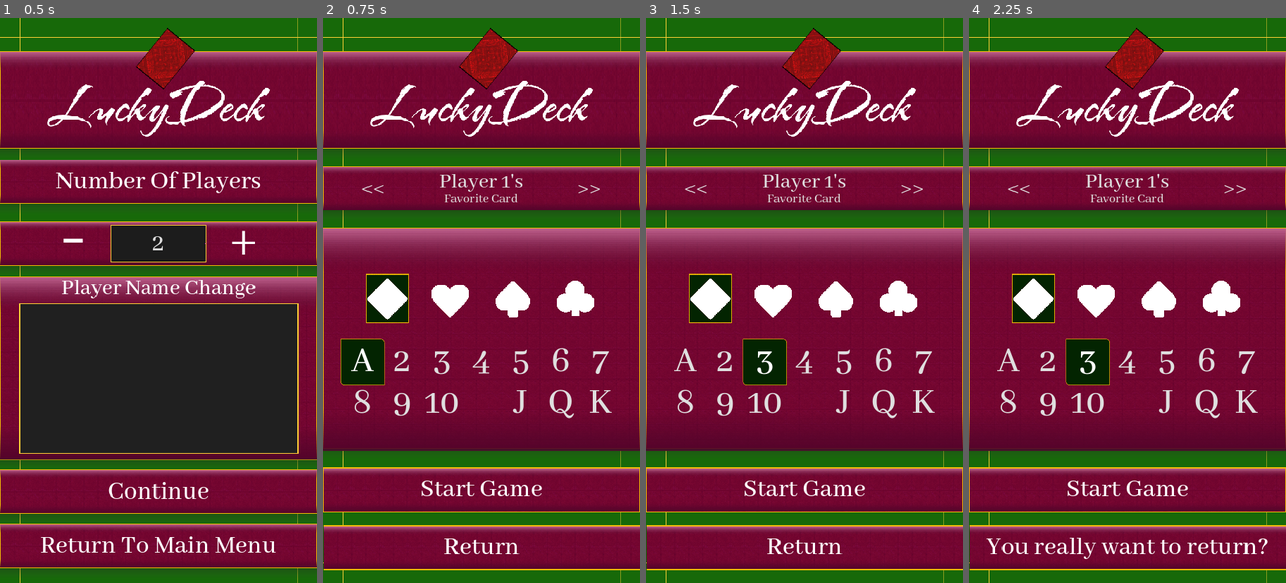
Above: before the commit, frames 1-4 (left to right).
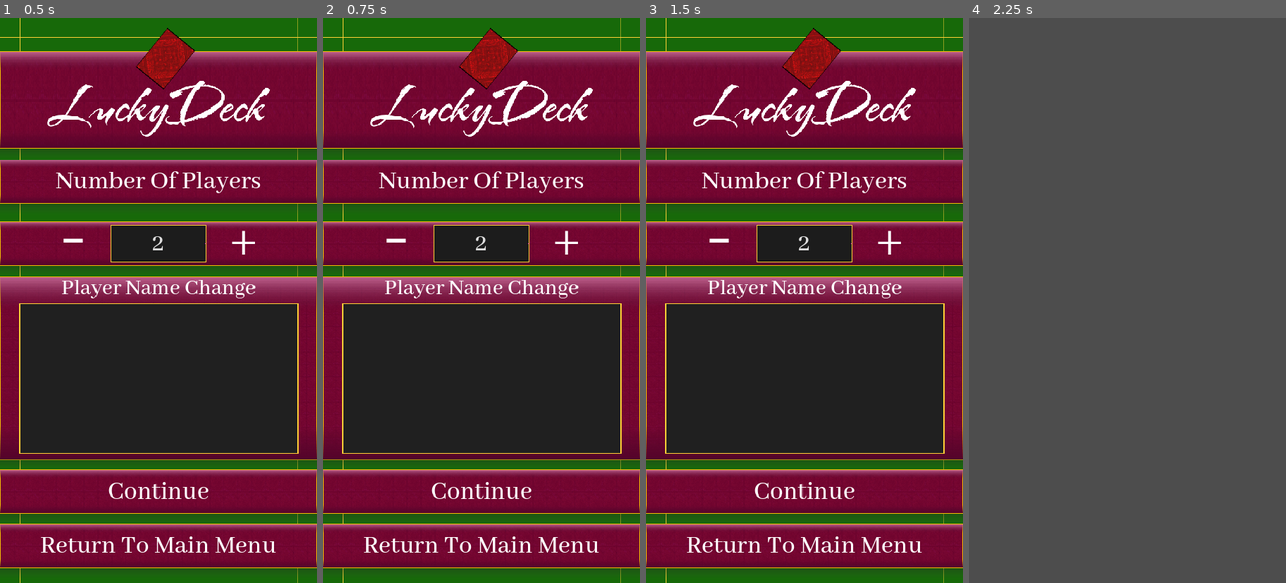
Above: after the commit, the same moments.

Repository: Yavuz7/LuckyDeck
Game: Godot game, scene res://Menus/player_number_selection.tscn
Two runs of this game, one before a commit and one after it. Both use one fixed random seed, a clock stepped at 60 frames per second and the inputs below. This scene is started directly instead of the project's main scene.
Inputs (mouse positions are in pixels of both pictures, inside the frame that each line leads up to):
- Up to frame 1 (0.5 s): no input
- Up to frame 2 (0.75 s): click "Continue" at 0.5 s
- Up to frame 3 (1.5 s): click (766, 362) at 1.25 s, where only the run before the commit has a clickable "3"
- Up to frame 4 (2.25 s): click (1127, 549) at 2 s, where only the run before the commit has a clickable "Return"

Frame 1 is identical in both runs. In frame 2, 45% of the frame differs, in the area x 0-100%, y 25-99%; in frame 3, 45%; in frame 4, 100%, in the area x 0-100%, y 0-100%.
Error before the commit: Invalid access to property or key 'customNames' on a base object of type 'Nil'. (res://Menus/player_number_selection.gd:12)
Error after the commit: Invalid access to property or key 'customNames' on a base object of type 'Nil'. (res://Menus/player_number_selection.gd:9)

Commit message:
Added Start of getting data from saved data

Diff:
--- a/Menus/player_number_selection.gd
+++ b/Menus/player_number_selection.gd
@@ -6,21 +6,22 @@
 @onready var playerNames = $mainLayoutCredits/PlayerNameChange/Panel/ScrollContainer/PlayerNames
 
 
-var arrayOfCustomNames = []
+var arrayOfCustomNames = SaveManager.loadedData["customNames"]
+var previousNumOfPlayers = SaveManager.loadedData["numOfPlayers"].to_int()
 
 func _ready():
-	arrayOfCustomNames = SaveManager.loadedData["customNames"]
-	print(arrayOfCustomNames)
-#Replace players.value with previous value
-	for n in range(players.value):
+	for n in range(previousNumOfPlayers):
 		var instance = player_line_edit.instantiate()
-#Replace text with previous name
-		instance.set_text("Player " + str(n+ 1))
+		if(arrayOfCustomNames.size() > 0 && arrayOfCustomNames.size() > n):
+			instance.set_text(arrayOfCustomNames[n - 1])
+		else:
+			instance.set_text("Player " + str(n+ 1))
+			arrayOfCustomNames.append(instance.text);
 		instance.place = n
-		arrayOfCustomNames.append(instance.text);
 		instance.text_send.connect(_received_text_change)
 		playerNames.add_child(instance)
 
+	players.value = previousNumOfPlayers
 	print(playerNames.get_child_count());
 
 func _received_text_change(text,place):
--- a/Scripts/PlayerFavoriteCardMenu.gd
+++ b/Scripts/PlayerFavoriteCardMenu.gd
@@ -87,6 +87,7 @@
 func sendToGameManager():
 	fillPlayerArray()
 	GameManager.playerFavoriteCards = playerFavoriteCards
+	print(playerFavoriteCards)
 	pass
 
 #Different than the one found in Game Manager
--- a/Scripts/saveManager.gd
+++ b/Scripts/saveManager.gd
@@ -5,13 +5,23 @@
 #
 #custonNames, numOfPlayers, favoriteCards, cardBacks
 func _ready():
-	loadedData = load_game_settings(["customNames","numOfPlayers"])
-
+	loadedData = load_game_settings(["customNames","numOfPlayers","favoriteCards"])
+#	save_game_settings({"customNames":["Joey Wheeler", "Kevin"],"numOfPlayers":2, "favoriteCards":{ 0: [2, 1], 1: [3, 11], 2: [4, 12] }})
+	save_game_settings({"numOfPlayers" : "3"})
 
 func save_game_settings(save_data_dict):
 	var config = ConfigFile.new()
 
+	var err = config.load("user://savedGameSettings.cfg")
+
+	if err != OK:
+		print("Error Loading Data")
+		return
+
+
 	for key in save_data_dict:
+		var temp = config.get_value("Settings", key)
+		print(temp)
 		config.set_value("Settings",key,save_data_dict[key])
 
 	config.save("user://savedGameSettings.cfg")
@@ -19,7 +29,7 @@
 
 func load_game_settings(load_data_array):
 	var config = ConfigFile.new()
-	var loadedData = {}
+	var Data = {}
 
 	var err = config.load("user://savedGameSettings.cfg")
 
@@ -28,7 +38,7 @@
 		return
 
 	for key in load_data_array:
-		loadedData[key] = config.get_value("Settings", key)
+		Data[key] = config.get_value("Settings", key)
 
 
-	return loadedData
+	return Data
--- a/project.godot
+++ b/project.godot
@@ -29,6 +29,10 @@
 window/stretch/aspect="expand"
 window/handheld/orientation=1
 
+[filesystem]
+
+import/blender/enabled=false
+
 [input_devices]
 
 pointing/emulate_touch_from_mouse=true
